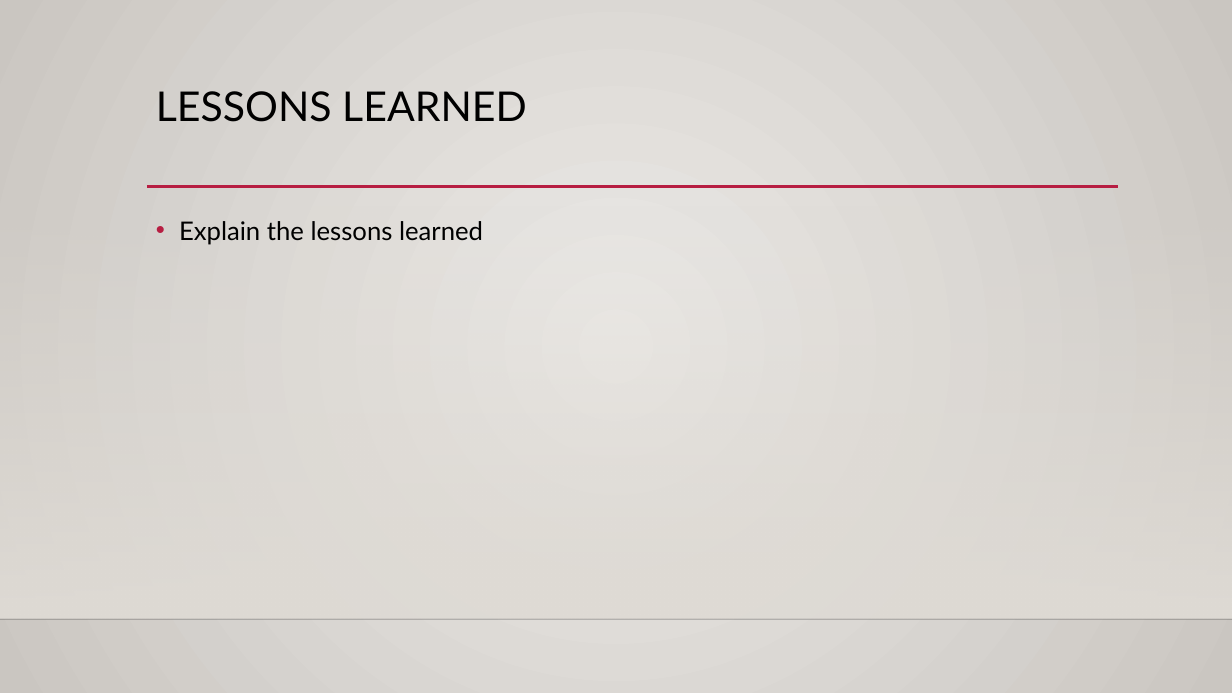
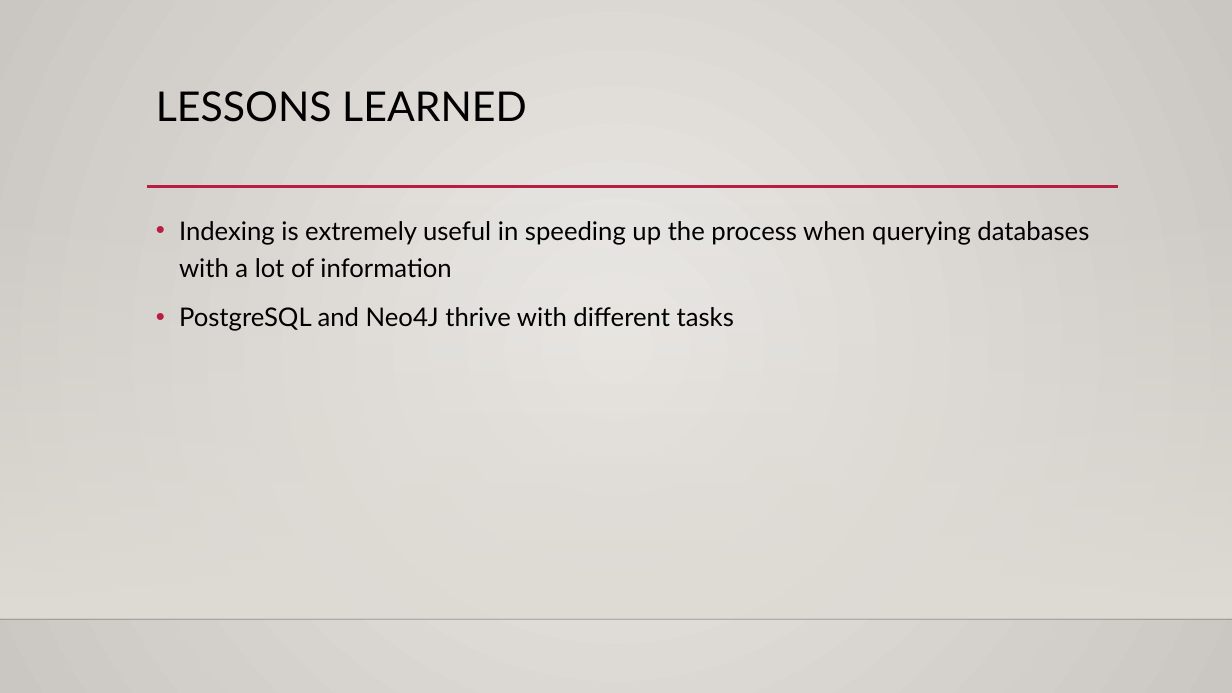
Before and after one commit to AMarinjo/song-suggest, a slide deck: slide 12 of SongSuggest.pptx (slide 10 before the commit). Drawn at 1232x693 pixels with LibreOffice and Linux fonts; fonts in the diff are those of the drawing; background and template pictures are left out. Boxes give left, top, right and bottom in pixels: in the first picture for what was removed or moved away, otherwise in the second. Text is boxed around its words. In the diff, an @@ line names an element or a change of style, - is before the commit and + after.

```diff
--- a/SongSuggest.pptx
+++ b/SongSuggest.pptx
@@ text at [179,221,1089,331]: text changed @@
-• Explain the lessons learned
+• Indexing is extremely useful in speeding up the process when querying databases with a lot of information
+• PostgreSQL and Neo4J thrive with different tasks
```
Also in this commit, not shown: 6 other slides changed, 4 slides added, 2 slides removed.
